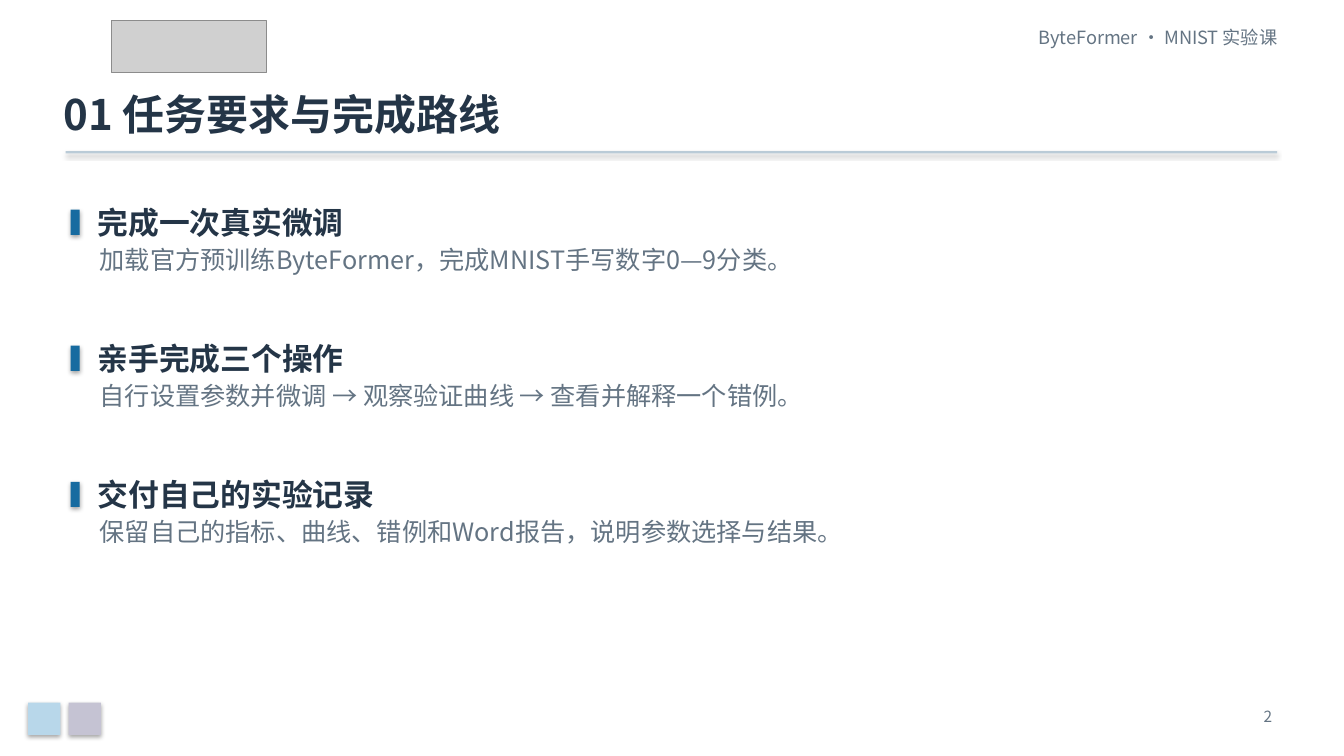
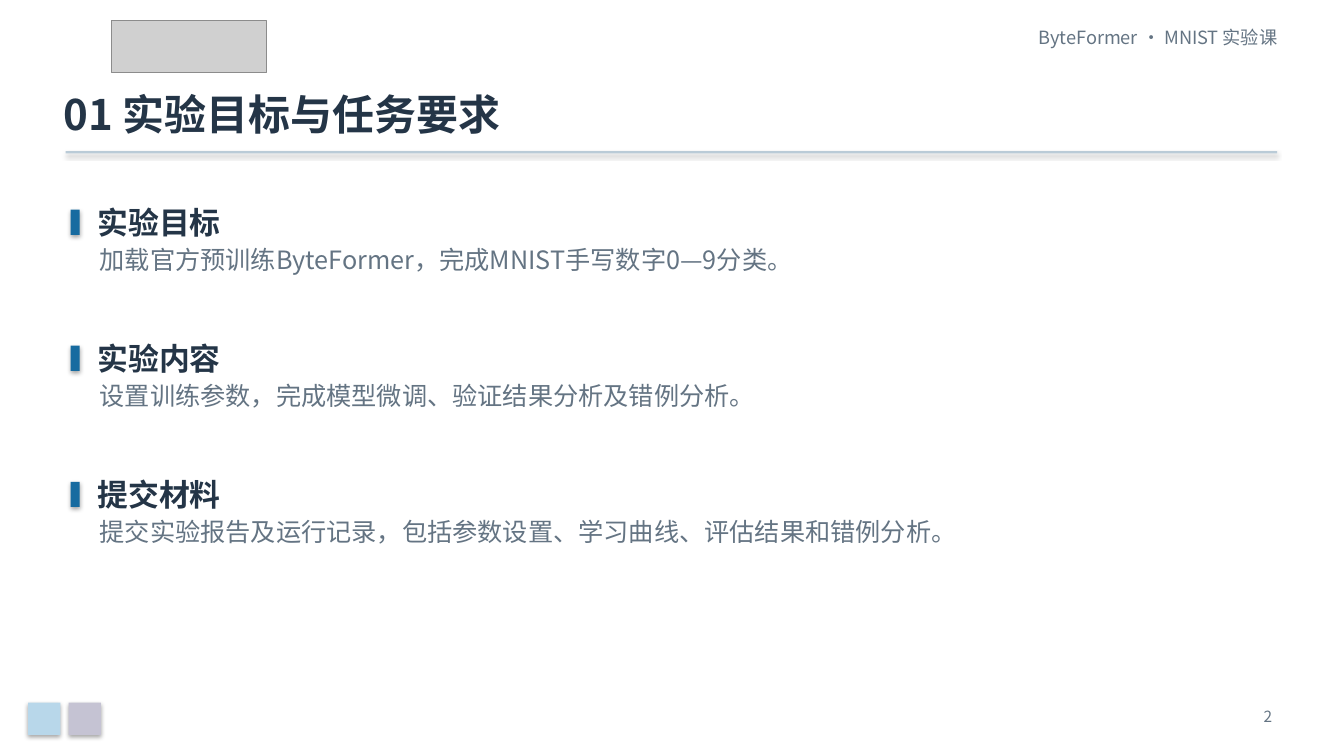
Before and after one commit to Franklin-L/byteformer-mnist-course, a slide deck: slide 2 of docs/ByteFormer_MNIST_零基础实验课.pptx. Drawn at 1344x756 pixels with LibreOffice and Linux fonts; fonts in the diff are those of the drawing; grey boxes stand for pictures. Boxes give left, top, right and bottom in pixels: in the first picture for what was removed or moved away, otherwise in the second. Text is boxed around its words. In the diff, an @@ line names an element or a change of style, - is before the commit and + after.

```diff
--- a/docs/ByteFormer_MNIST_零基础实验课.pptx
+++ b/docs/ByteFormer_MNIST_零基础实验课.pptx
@@ text at (63, 94, 501, 134): text changed @@
-01 任务要求与完成路线
+01 实验目标与任务要求
@@ text at (98, 207, 221, 237): text changed @@
-完成一次真实微调
+实验目标
@@ text at (98, 343, 221, 373): text changed @@
-亲手完成三个操作
+实验内容
@@ text at (100, 384, 755, 408): text changed @@
-自行设置参数并微调 → 观察验证曲线 → 查看并解释一个错例。
+设置训练参数，完成模型微调、验证结果分析及错例分析。
@@ text at (98, 479, 221, 509): text changed @@
-交付自己的实验记录
+提交材料
@@ text at (100, 520, 957, 544): text changed @@
-保留自己的指标、曲线、错例和Word报告，说明参数选择与结果。
+提交实验报告及运行记录，包括参数设置、学习曲线、评估结果和错例分析。
```
Also in this commit, not shown: 12 other slides changed, 2 other files.
